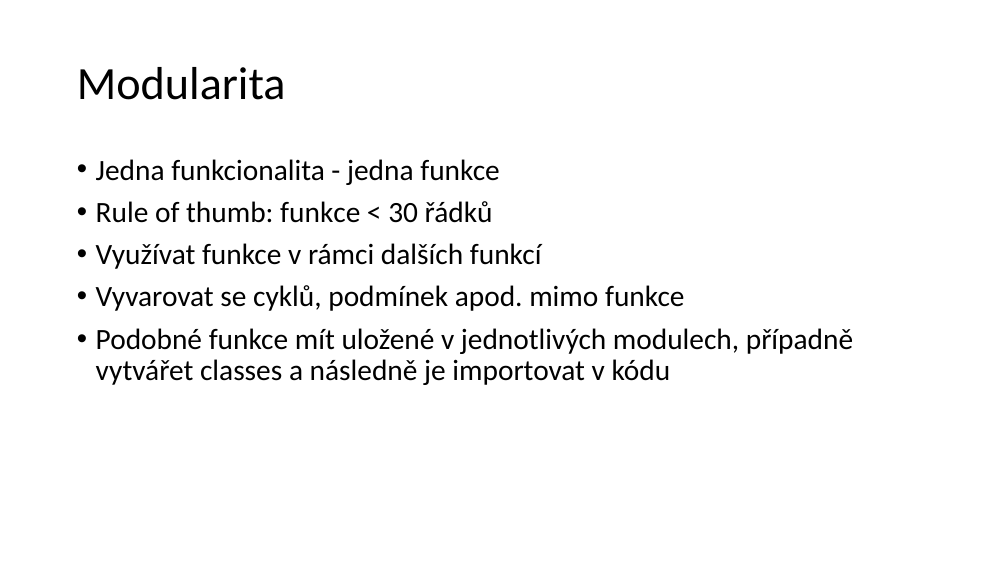
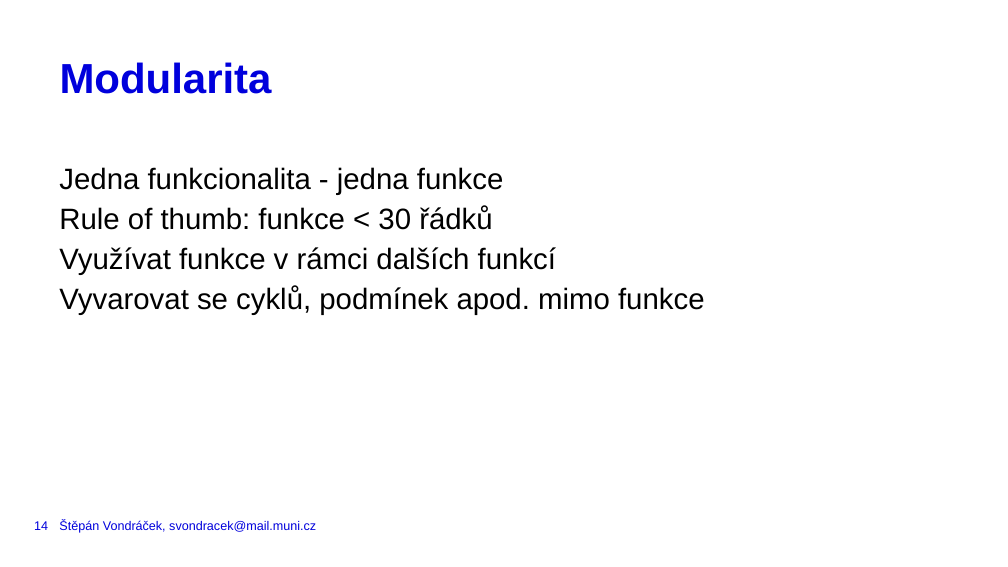
Before and after one commit to VondracekS/ESF_Workshop_BestCodingPractices, a slide deck: slide 14 of BCP_Workshop.pptx (slide 15 before the commit). Drawn at 1008x567 pixels with LibreOffice and Linux fonts; fonts in the diff are those of the drawing. Boxes give left, top, right and bottom in pixels: in the first picture for what was removed or moved away, otherwise in the second. Text is boxed around its words. In the diff, an @@ line names an element or a change of style, - is before the commit and + after.

Commit message:
moving presentation to MUNI template§

```diff
--- a/BCP_Workshop.pptx
+++ b/BCP_Workshop.pptx
@@ title "Modularita" moved from (x1=77, y1=67, x2=286, y2=100) to (x1=60, y1=62, x2=272, y2=94) @@
@@ title "Modularita" at (x1=60, y1=62, x2=272, y2=94): size 44 to 40 pt, font Calibri to Arial, text colour #000000 to #0000DC, bold on; line spacing 0.9 to 40pt; vertical alignment middle to top @@
@@ text "Jedna funkcionalita - jedna funkce" moved from (x1=96, y1=159, x2=853, y2=385) to (x1=59, y1=167, x2=705, y2=315) @@
@@ text "Jedna funkcionalita - jedna funkce" at (x1=59, y1=167, x2=705, y2=315): font Calibri to Arial; bullet • to none; line spacing 0.9 to 1.14; less space between paragraphs @@
@@ text at (x1=96, y1=328, x2=853, y2=385): paragraph removed @@
-• Podobné funkce mít uložené v jednotlivých modulech, případně vytvářet classes a následně je importovat v kódu
@@ page number added at (x1=34, y1=521, x2=48, y2=530), 12 pt, text #0000DC @@
+14
@@ text added at (x1=59, y1=520, x2=316, y2=533), 12 pt, text #0000DC @@
+Štěpán Vondráček, svondracek@mail.muni.cz
```
Also in this commit, not shown: 12 other slides changed, 6 slides added, 8 slides removed.
